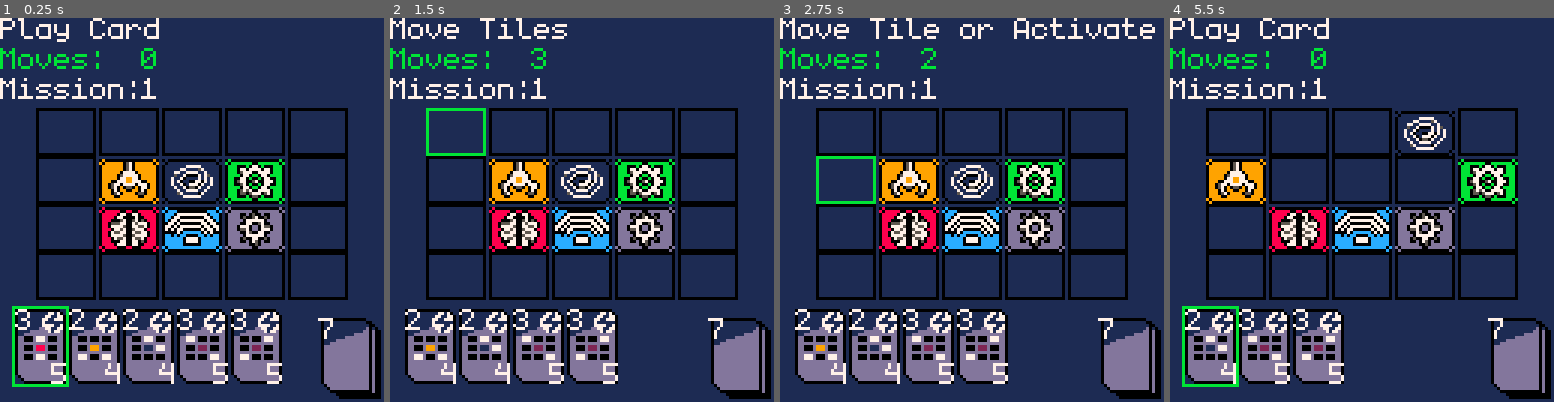
Above: before the commit, frames 1-4 (left to right).
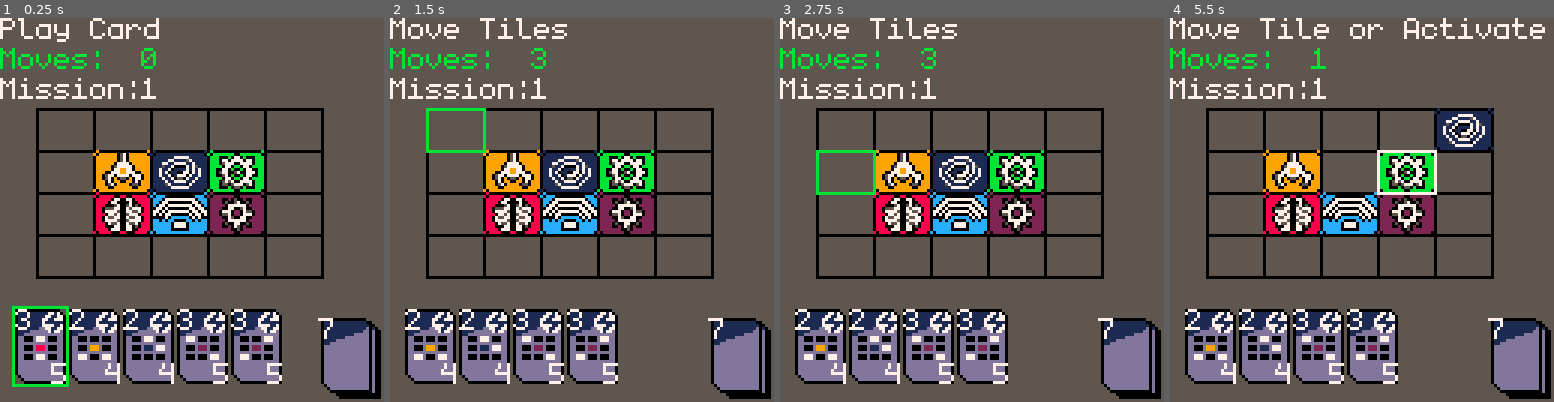
Above: after the commit, the same moments.

Repository: AkuraEx/Pico_Rove
Game: PICO-8 cartridge pico_rove.p8
Same seed, same stepped clock (60 frames per second), same inputs: the game is played once before the commit and once after it.
Inputs:
- Up to frame 1 (0.25 s): no input
- Up to frame 2 (1.5 s): tap O (Z key) at 0.33, 0.7, 1.43 s; tap X (X key) at 1.07 s
- Up to frame 3 (2.75 s): hold Left 1.97-2.37 s; tap X (X key) at 2.07, 2.4, 2.73 s; tap O (Z key) at 2.22 s; hold Down from 2.42 s (still down)
- Up to frame 4 (5.5 s): release Down at 2.82 s; hold Right 2.87-3.53 s; tap X (X key) every 0.33 s from 3.07 to 5.4 s; tap O (Z key) at 3.1, 3.98, 4.87 s; hold Up 3.58-4.08 s; hold Right 4.13-4.53 s; hold Down 4.58-5.08 s; hold Left from 5.13 s (still down)

The runs differ from the first frame. In frame 1, 78% of the frame differs, in the area x 0-100%, y 0-100%; in frame 2, 81%; in frame 3, 81%; in frame 4, 85%.

Commit message:
Matching

Diff:
--- a/board.lua
+++ b/board.lua
@@ -17,8 +17,8 @@
             self.boardState[i] = {}
             for j = 1, 5 do
             self.boardState[i][j] = boardtile:new({
-                x = 12 + (21 * (j - 1)),
-                y = 30 + (16 * (i - 1)),
+                x = 12 + (19 * (j - 1)),
+                y = 30 + (14 * (i - 1)),
             })
             end
         end
--- a/boardtile.lua
+++ b/boardtile.lua
@@ -18,8 +18,8 @@
 
     draw = function(self)
         if self.type ~= 0 then
-            spr(self.spr, self.x, self.y, self.spr_x, self.spr_y)
-        else rect(self.x, self.y, self.x + 19, self.y + 15, self.type)
+            spr(self.spr, self.x, self.y - 1, self.spr_x, self.spr_y)
+        else rect(self.x, self.y, self.x + 19, self.y + 14, self.type)
         end
     end
 }
--- a/card.lua
+++ b/card.lua
@@ -32,5 +32,21 @@
             end
         end
         print(self.matchValue, start + 12, self.y + 18, WHITE)
+    end,
+
+    match = function(self, r, c)
+
+        -- match check
+        for i = 1, 3 do
+            for j = 1, 3 do
+                if(self.modules[i][j] == FILLED and board.boardState[i + r][j + c].type == 0) then
+                    return false
+                elseif(self.modules[i][j] ~= FILLED and self.modules[i][j] > EMPTY and board.boardState[i + r][j + c].type ~= self.modules[i][j]) then
+                    return false
+                end
+            end
+        end
+
+        return true
     end
 }
--- a/controls.lua
+++ b/controls.lua
@@ -1,17 +1,21 @@
 function play_card()
   -- left
-  if btnp(0) and card_highlight > 1 then
-    card_highlight -= 1
+  if btnp(0) and c_h > 1 then
+    c_h -= 1
   end
   -- right
-  if btnp(1) and card_highlight < #hand then
-    card_highlight += 1
+  if btnp(1) and c_h < #hand then
+    c_h += 1
   end
   -- x
   if btnp(5) then
-    move += hand[card_highlight].value
-    deli(hand, card_highlight)
-    card_highlight = 1
+    if hand[c_h]:match(0, 0) or hand[c_h]:match(1, 0) or hand[c_h]:match(0, 1) or hand[c_h]:match(1, 1) or hand[c_h]:match(0, 2) or hand[c_h]:match(1, 2) then
+        move += hand[c_h].matchValue
+    else
+        move += hand[c_h].value
+    end
+    deli(hand, c_h)
+    c_h = 1
     card_phase = false
     board_phase = true
     info = "mOVE tILES"
@@ -20,49 +24,56 @@
 
 function play_board()
     -- left
-    if btnp(0) and board_col_highlight > 1 then
-        board_col_highlight -= 1
+    if btnp(0) and b_col_h > 1 then
+        b_col_h -= 1
     end
     -- right
-    if btnp(1) and board_col_highlight < 5 then
-        board_col_highlight += 1
+    if btnp(1) and b_col_h < 5 then
+        b_col_h += 1
     end
     -- up
-    if btnp(2) and board_row_highlight > 1 then
-        board_row_highlight -= 1
+    if btnp(2) and b_row_h > 1 then
+        b_row_h -= 1
     end
     -- down
-    if btnp(3) and board_row_highlight < 4 then
-        board_row_highlight += 1
+    if btnp(3) and b_row_h < 4 then
+        b_row_h += 1
     end
     -- Press x without module selected
-    if btnp(5) and board_row_selected == 0 then
+    if btnp(5) and b_row_s == 0 and board.boardState[b_row_h][b_col_h].type ~= 0 then
         info = "mOVE tILE OR aCTIVATE"
-        board_col_selected = board_col_highlight
-        board_row_selected = board_row_highlight
+        b_col_s = b_col_h
+        b_row_s = b_row_h
     -- Press x with module selected
-    elseif btnp(5) and board_row_selected ~= 0 then
+    elseif btnp(5) and b_row_s ~= 0 then
         -- Very Long Swap Statement
-        board.boardState[board_row_selected][board_col_selected].type, board.boardState[board_row_highlight][board_col_highlight].type = board.boardState[board_row_highlight][board_col_highlight].type, board.boardState[board_row_selected][board_col_selected].type
-        board.boardState[board_row_selected][board_col_selected].spr, board.boardState[board_row_highlight][board_col_highlight].spr = board.boardState[board_row_highlight][board_col_highlight].spr, board.boardState[board_row_selected][board_col_selected].spr
-        board.boardState[board_row_selected][board_col_selected].used, board.boardState[board_row_highlight][board_col_highlight].used = board.boardState[board_row_highlight][board_col_highlight].used, board.boardState[board_row_selected][board_col_selected].used
-        board_row_selected = 0
-        board_col_selected = 0
+        board.boardState[b_row_s][b_col_s].type, board.boardState[b_row_h][b_col_h].type = board.boardState[b_row_h][b_col_h].type, board.boardState[b_row_s][b_col_s].type
+        board.boardState[b_row_s][b_col_s].spr, board.boardState[b_row_h][b_col_h].spr = board.boardState[b_row_h][b_col_h].spr, board.boardState[b_row_s][b_col_s].spr
+        board.boardState[b_row_s][b_col_s].used, board.boardState[b_row_h][b_col_h].used = board.boardState[b_row_h][b_col_h].used, board.boardState[b_row_s][b_col_s].used
+        b_row_s = 0
+        b_col_s = 0
         move -= 1
 
         if(move == 0) then
             card_phase = true
-            board_pahase = false
+            board_phase = false
             info = "pLAY cARD"
         end
+    end
+
+    -- back out of tile
+    if btnp(4) and b_row_s ~= 0 then
+        b_row_s = 0
+        b_col_s = 0
+        info = "mOVE tILES"
     end
 end
 
 
 --
 --   if(deck.cardAmount > 0) then
---      hand[card_highlight] = deck:pop()
+--      hand[c_h] = deck:pop()
 --    else
---      deli(hand, card_highlight)
---      card_highlight = 1
+--      deli(hand, c_h)
+--      c_h = 1
 --    end
--- a/helper.lua
+++ b/helper.lua
@@ -1,10 +1,10 @@
 card_phase = true
 board_phase = false
-card_highlight = 1
-board_row_highlight = 1
-board_col_highlight = 1
-board_row_selected = 0
-board_col_selected = 0
+c_h = 1
+b_row_h = 1
+b_col_h = 1
+b_row_s = 0
+b_col_s = 0
 mission = 1
 move = 0
 info = "pLAY cARD"
@@ -35,7 +35,7 @@
 end
 
 function draw_screen()
-    rectfill(0, 0, 127, 127, DARK_BLUE)
+    rectfill(0, 0, 127, 127, DARK_GREY)
 
     -- Game Info
     print(info, 0, 0, WHITE)
@@ -66,19 +66,19 @@
 
 function high_light()
     if card_phase then
-      start = ((card_highlight - 1) * 18) + 4
-      rect(start, hand[card_highlight].y - 1, start + 18, hand[card_highlight].y + 25, GREEN)
+      start = ((c_h - 1) * 18) + 4
+      rect(start, hand[c_h].y - 1, start + 18, hand[c_h].y + 25, GREEN)
     elseif board_phase then
-      x = 12 + (21 * (board_col_highlight - 1))
-      y = 30 + (16 * (board_row_highlight - 1))
+      x = 12 + (19 * (b_col_h - 1))
+      y = 30 + (14 * (b_row_h - 1))
 
-      rect(x, y, x + 19, y + 15, GREEN)
+      rect(x, y, x + 19, y + 14, GREEN)
 
-      if(board_col_selected ~= 0) then
-        x = 12 + (21 * (board_col_selected - 1))
-        y = 30 + (16 * (board_row_selected - 1))
+      if(b_col_s ~= 0) then
+        x = 12 + (19 * (b_col_s - 1))
+        y = 30 + (14 * (b_row_s - 1))
 
-        rect(x, y, x + 19, y + 15, WHITE)
+        rect(x, y, x + 19, y + 14, WHITE)
       end
 
     end
--- a/pico_rove.p8
+++ b/pico_rove.p8
@@ -59,21 +59,21 @@
 90999999999999999909ffff10111111111111111101ffffb0bbbbbbb00bbbbbbb0bffffffffffffffffffffffffffffffffffffffffffffffffffffffffffff
 09000000000000000090ffff01000000000000000010ffff0b0000000000000000b0ffffffffffffffffffffffffffffffffffffffffffffffffffffffffffff
 ffffffffffffffffffffffffffffffffffffffffffffffffffffffffffffffffffffffffffffffffffffffffffffffffffffffffffffffffffffffffffffffff
-08000000000000000080ffff0c0000000000000000c0ffff0d0000000000000000d0ffffffffffffffffffffffffffffffffffffffffffffffffffffffffffff
-80888880088008888808ffffc0ccc0000000000ccc0cffffd0ddddddd00ddddddd0dffffffffffffffffffffffffffffffffffffffffffffffffffffffffffff
-08888807700770888880ffff0ccc077777777770ccc0ffff0dddd00d0500d00dddd0ffffffffffffffffffffffffffffffffffffffffffffffffffffffffffff
-08888077000070088880ffff0cc07700000000770cc0ffff0dddd0500570050dddd0ffffffffffffffffffffffffffffffffffffffffffffffffffffffffffff
-08880005700570508880ffff0c0770777777770770c0ffff0ddddd07777770ddddd0ffffffffffffffffffffffffffffffffffffffffffffffffffffffffffff
-08805557700757770880ffff00770700000007707700ffff0dddd0077005700dddd0ffffffffffffffffffffffffffffffffffffffffffffffffffffffffffff
-08807777500775570880ffff07707077777770770770ffff0ddd07770dd07550ddd0ffffffffffffffffffffffffffffffffffffffffffffffffffffffffffff
-08880775700577708880ffff07070770000007077070ffff0ddd05570dd07770ddd0ffffffffffffffffffffffffffffffffffffffffffffffffffffffffffff
-08807557700755770880ffff0000070cccccc0707000ffff0dddd0075007700dddd0ffffffffffffffffffffffffffffffffffffffffffffffffffffffffffff
-08807777500577770880ffff0cc0c0cc0000cc0c0cc0ffff0ddddd07777770ddddd0ffffffffffffffffffffffffffffffffffffffffffffffffffffffffffff
-08880755700755708880ffff0cccccc077770cccccc0ffff0dddd0500770050dddd0ffffffffffffffffffffffffffffffffffffffffffffffffffffffffffff
-08880007700770508880ffff0cccccc077770cccccc0ffff0dddd00d0750d00dddd0ffffffffffffffffffffffffffffffffffffffffffffffffffffffffffff
-08888077700770088880ffff0cccccc000000cccccc0ffff0ddddddd0050ddddddd0ffffffffffffffffffffffffffffffffffffffffffffffffffffffffffff
-80888800088000888808ffffc0cccccccccccccccc0cffffd0ddddddd00ddddddd0dffffffffffffffffffffffffffffffffffffffffffffffffffffffffffff
-08000000000000000080ffff0c0000000000000000c0ffff0d0000000000000000d0ffffffffffffffffffffffffffffffffffffffffffffffffffffffffffff
+08000000000000000080ffff0c0000000000000000c0ffff02000000000000000020ffffffffffffffffffffffffffffffffffffffffffffffffffffffffffff
+80888880088008888808ffffc0ccc0000000000ccc0cffff20222222200222222202ffffffffffffffffffffffffffffffffffffffffffffffffffffffffffff
+08888807700770888880ffff0ccc077777777770ccc0ffff02222002050020022220ffffffffffffffffffffffffffffffffffffffffffffffffffffffffffff
+08888077000070088880ffff0cc07700000000770cc0ffff02222050057005022220ffffffffffffffffffffffffffffffffffffffffffffffffffffffffffff
+08880005700570508880ffff0c0770777777770770c0ffff02222207777770222220ffffffffffffffffffffffffffffffffffffffffffffffffffffffffffff
+08805557700757770880ffff00770700000007707700ffff02222007700570022220ffffffffffffffffffffffffffffffffffffffffffffffffffffffffffff
+08807777500775570880ffff07707077777770770770ffff02220777022075502220ffffffffffffffffffffffffffffffffffffffffffffffffffffffffffff
+08880775700577708880ffff07070770000007077070ffff02220557022077702220ffffffffffffffffffffffffffffffffffffffffffffffffffffffffffff
+08807557700755770880ffff0000070cccccc0707000ffff02222007500770022220ffffffffffffffffffffffffffffffffffffffffffffffffffffffffffff
+08807777500577770880ffff0cc0c0cc0000cc0c0cc0ffff02222207777770222220ffffffffffffffffffffffffffffffffffffffffffffffffffffffffffff
+08880755700755708880ffff0cccccc077770cccccc0ffff02222050077005022220ffffffffffffffffffffffffffffffffffffffffffffffffffffffffffff
+08880007700770508880ffff0cccccc077770cccccc0ffff02222002075020022220ffffffffffffffffffffffffffffffffffffffffffffffffffffffffffff
+08888077700770088880ffff0cccccc000000cccccc0ffff02222222005022222220ffffffffffffffffffffffffffffffffffffffffffffffffffffffffffff
+80888800088000888808ffffc0cccccccccccccccc0cffff20222222200222222202ffffffffffffffffffffffffffffffffffffffffffffffffffffffffffff
+08000000000000000080ffff0c0000000000000000c0ffff02000000000000000020ffffffffffffffffffffffffffffffffffffffffffffffffffffffffffff
 ffffffffffffffffffffffffffffffffffffffffffffffffffffffffffffffffffffffffffffffffffffffffffffffffffffffffffffffffffffffffffffffff
 ffffffffffffffffffffffffffffffffffffffffffffffffffffffffffffffffffffffffffffffffffffffffffffffffffffffffffffffffffffffffffffffff
 ffffffffffffffffffffffffffffffffffffffffffffffffffffffffffffffffffffffffffffffffffffffffffffffffffffffffffffffffffffffffffffffff
Not shown, changed: roveSheet.png
